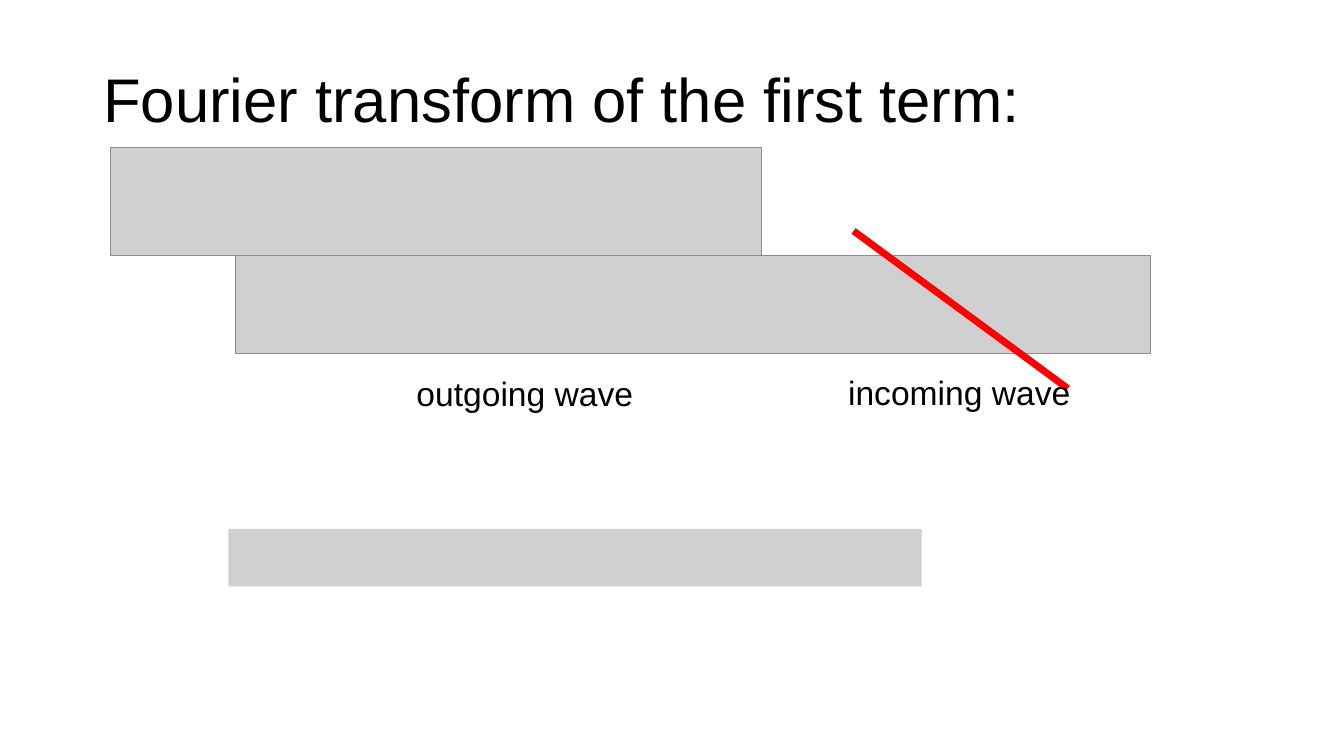
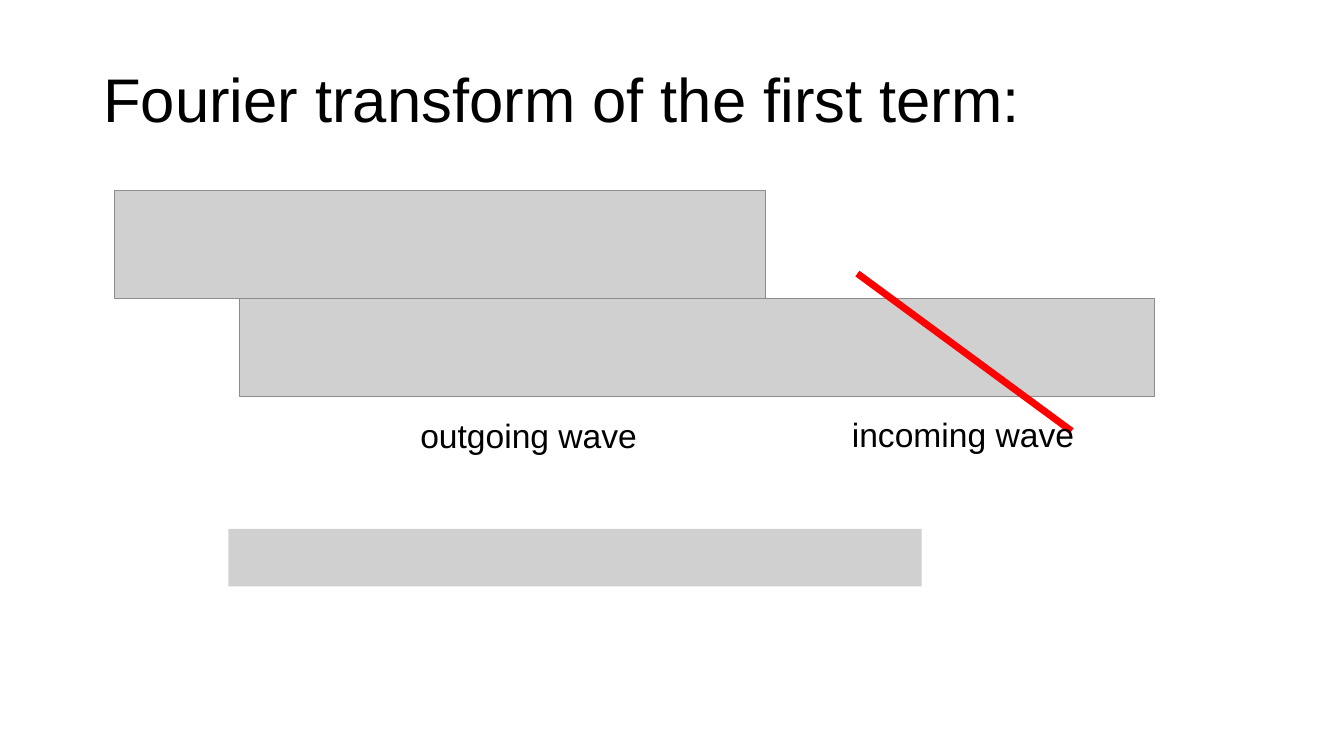
Before and after one commit to youjieyu888/entangle-cascade, a slide deck: slide 8 of New Microsoft PowerPoint Presentation.pptx (slide 6 before the commit). Drawn at 1344x756 pixels with LibreOffice and Linux fonts; fonts in the diff are those of the drawing; grey boxes stand for pictures. Boxes give left, top, right and bottom in pixels: in the first picture for what was removed or moved away, otherwise in the second. Text is boxed around its words. In the diff, an @@ line names an element or a change of style, - is before the commit and + after.

```diff
--- a/New Microsoft PowerPoint Presentation.pptx
+++ b/New Microsoft PowerPoint Presentation.pptx
@@ picture: place and size @@
-picture at (111,147,762,255)
+picture at (115,191,766,298)
@@ 2 texts, 1 picture, 1 line: place and size @@
-2 texts, 1 picture, 1 line at (236,231,1151,413)
+2 texts, 1 picture, 1 line at (240,273,1155,455)
```
Also in this commit, not shown: 2 other slides changed, 8 slides added, 2 slides removed, 8 other files.
